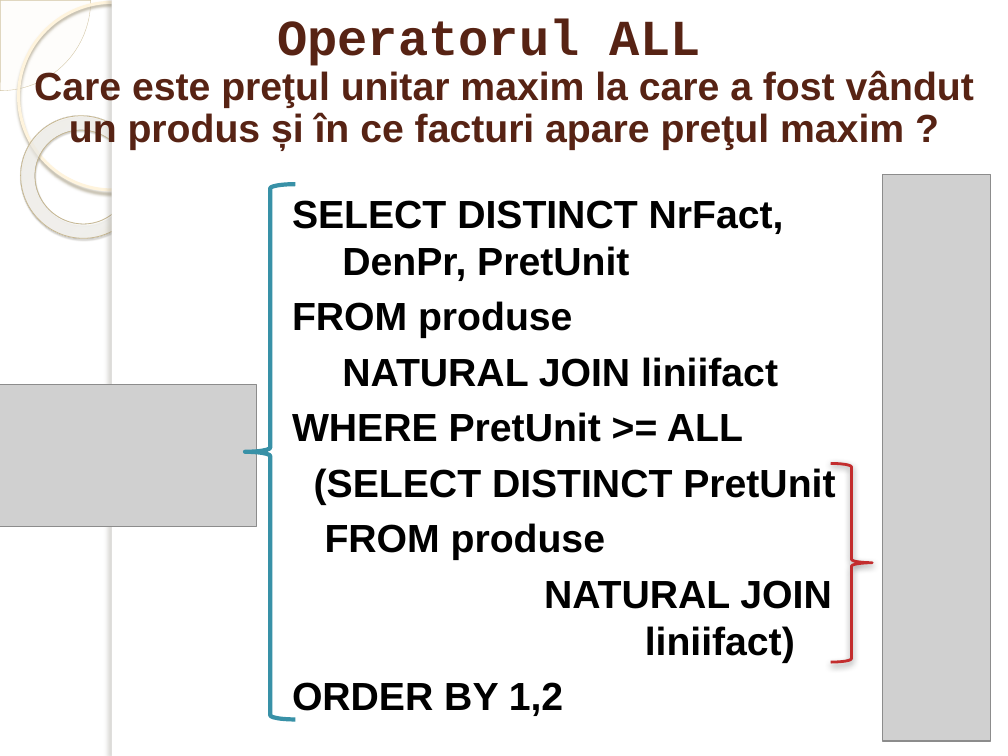
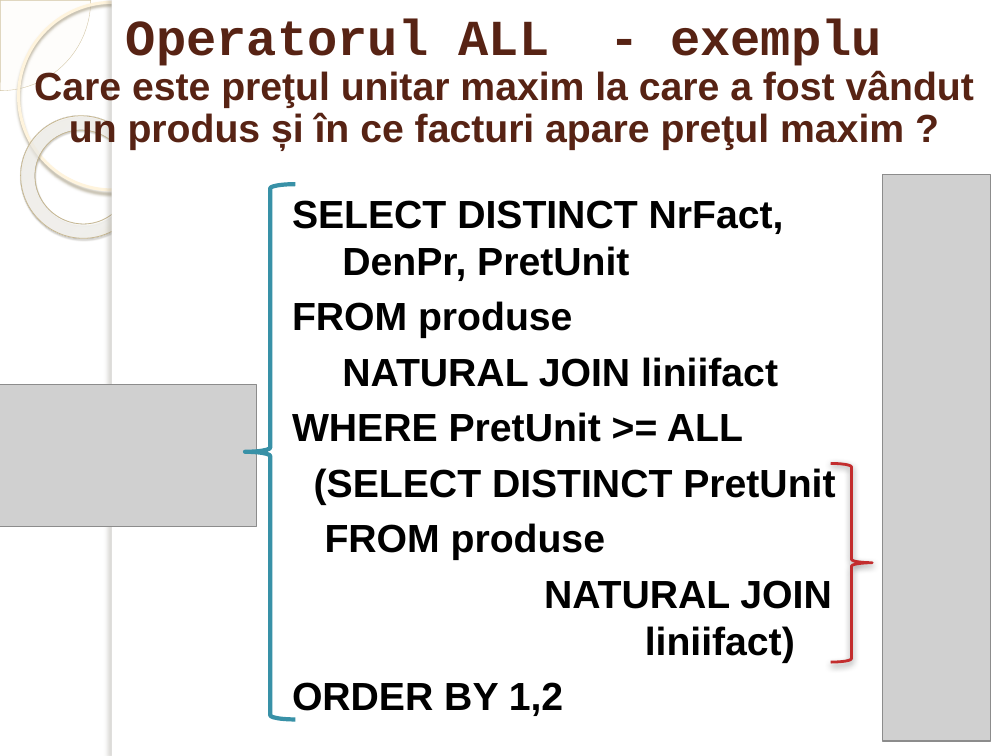
Before and after one commit to marinfotache/Baze-de-date-I, a slide deck: slide 13 of 14-18_SQL Interogari avansate/15_SQL6_SELECT_Subconsultari_WHERE_HAVING.pptx (slide 12 before the commit). Drawn at 1008x756 pixels with LibreOffice and Linux fonts; fonts in the diff are those of the drawing; grey boxes stand for pictures; background and template pictures are left out. Boxes give left, top, right and bottom in pixels: in the first picture for what was removed or moved away, otherwise in the second. Text is boxed around its words. In the diff, an @@ line names an element or a change of style, - is before the commit and + after.

```diff
--- a/14-18_SQL Interogari avansate/15_SQL6_SELECT_Subconsultari_WHERE_HAVING.pptx
+++ b/14-18_SQL Interogari avansate/15_SQL6_SELECT_Subconsultari_WHERE_HAVING.pptx
@@ text at (126, 19, 882, 66): text changed @@
-Operatorul ALL
+Operatorul ALL - exemplu
```
Also in this commit, not shown: 3 other slides changed, 3 slides added.
